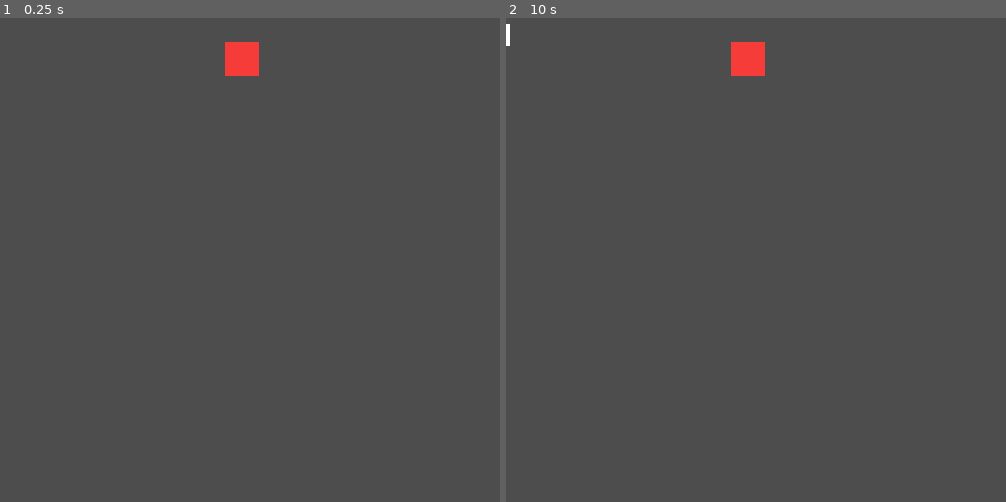
Above: before the commit, frames 1-2 (left to right).
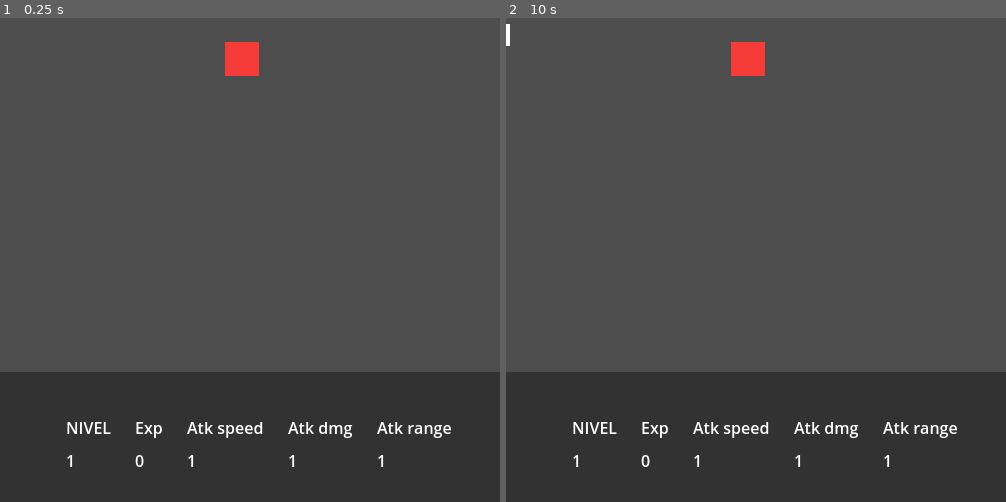
Above: after the commit, the same moments.

Repository: MauroCastro1705/mini_auto_battler
Game: Godot game, scene res://test/test-scene.tscn
The game is run twice, just before and just after one commit, with the same random seed, the same clock (stepped at 60 frames per second) and the same inputs. The project has no main scene, so this scene is started directly.
Inputs (mouse positions are in pixels of both pictures, inside the frame that each line leads up to):
- Up to frame 1 (0.25 s): no input
- Up to frame 2 (10 s): tap Enter at 0.5, 2, 3.5 s; move the mouse to (866, 114) at 0.52 s; hold Up (ui_up) 0.53-1.25 s; tap O every 3 s from 0.6 to 9.6 s; click (866, 114) at 0.67 s; tap Space (ui_select) at 0.77, 1.25, 2.75, 3.77, 4.25, 6.77, 9.77 s; drag from (656, 187) to (746, 56) at 1.27 s; move the mouse to (outside the picture) at 2.02 s; hold Up (ui_up) 2.03-2.75 s; tap Shift at 2.1, 5.1, 8.1 s; drag from (731, 293) to (606, 47) at 2.77 s; move the mouse to (906, 255) at 3.52 s; hold Down (ui_down) 3.53-4.25 s; drag from (606, 47) to (746, 56) at 4.27 s; move the mouse to (781, 153) at 5.02 s; hold Down (ui_down) 5.03-5.75 s; click (781, 153) at 5.17 s; drag from (outside the picture) to (656, 187) at 5.77 s; move the mouse to (866, 114) at 6.52 s; hold Up (ui_up) 6.53-7.25 s; drag from (656, 187) to (746, 56) at 7.27 s; move the mouse to (outside the picture) at 8.02 s; hold Down (ui_down) 8.03-8.75 s; drag from (731, 293) to (606, 47) at 8.77 s; move the mouse to (906, 255) at 9.52 s; hold Up (ui_up) from 9.53 s (still down); click (906, 255) at 9.67 s

The runs differ from the first frame. In frame 1, 27% of the frame differs, in the area x 0-100%, y 73-100%; in frame 2, 27%.

Commit message:
Rename main UI scene and update test scene
Renamed ui/main_box/main.tscn to ui/main_box/main_ui.tscn and updated references in test/test-scene.tscn. Added Main_ui and ColorRect nodes to the test scene for improved UI integration.

Diff:
--- a/test/test-scene.tscn
+++ b/test/test-scene.tscn
@@ -1,9 +1,10 @@
-[gd_scene load_steps=5 format=3 uid="uid://cauvt5eegmfco"]
+[gd_scene load_steps=6 format=3 uid="uid://cauvt5eegmfco"]
 
 [ext_resource type="PackedScene" uid="uid://cfoeue187p1kd" path="res://character/player.tscn" id="1_5d1lj"]
 [ext_resource type="PackedScene" uid="uid://bgwxgv22osxkb" path="res://managers/game_manager/GameManager.tscn" id="3_ad8ri"]
 [ext_resource type="PackedScene" uid="uid://veon0exi0utd" path="res://managers/enemy_spawner/enemy_spawner.tscn" id="4_kvgnx"]
 [ext_resource type="PackedScene" uid="uid://bvjn1n354h5vr" path="res://managers/enemy_pool/enemy_pool.tscn" id="4_l0d6b"]
+[ext_resource type="PackedScene" uid="uid://don1dyvu4dkv8" path="res://ui/main_box/main_ui.tscn" id="5_l0d6b"]
 
 [node name="Test-scene" type="Node2D"]
 
@@ -18,3 +19,15 @@
 [node name="EnemySpawner" parent="." instance=ExtResource("4_kvgnx")]
 
 [node name="EnemyPool" parent="." instance=ExtResource("4_l0d6b")]
+
+[node name="ColorRect" type="ColorRect" parent="."]
+offset_top = 570.0
+offset_right = 509.0
+offset_bottom = 707.0
+color = Color(0.195545, 0.195545, 0.195545, 1)
+
+[node name="Main_ui" parent="." instance=ExtResource("5_l0d6b")]
+offset_left = 259.0
+offset_top = 738.0
+offset_right = 259.0
+offset_bottom = 738.0
--- a/ui/main_box/main.tscn
+++ b/ui/main_box/main_ui.tscn
@@ -1,15 +1,15 @@
 [gd_scene load_steps=2 format=3 uid="uid://don1dyvu4dkv8"]
 
-[ext_resource type="Script" uid="uid://b1tsougdq3xbs" path="res://ui/main_box/main.gd" id="1_7te1o"]
+[ext_resource type="Script" uid="uid://b1tsougdq3xbs" path="res://ui/main_box/main.gd" id="1_mmnkx"]
 
-[node name="Main" type="Control"]
+[node name="Main_ui" type="Control"]
 layout_mode = 3
 anchors_preset = 15
 anchor_right = 1.0
 anchor_bottom = 1.0
 grow_horizontal = 2
 grow_vertical = 2
-script = ExtResource("1_7te1o")
+script = ExtResource("1_mmnkx")
 
 [node name="BoxContainer" type="BoxContainer" parent="."]
 layout_mode = 1
